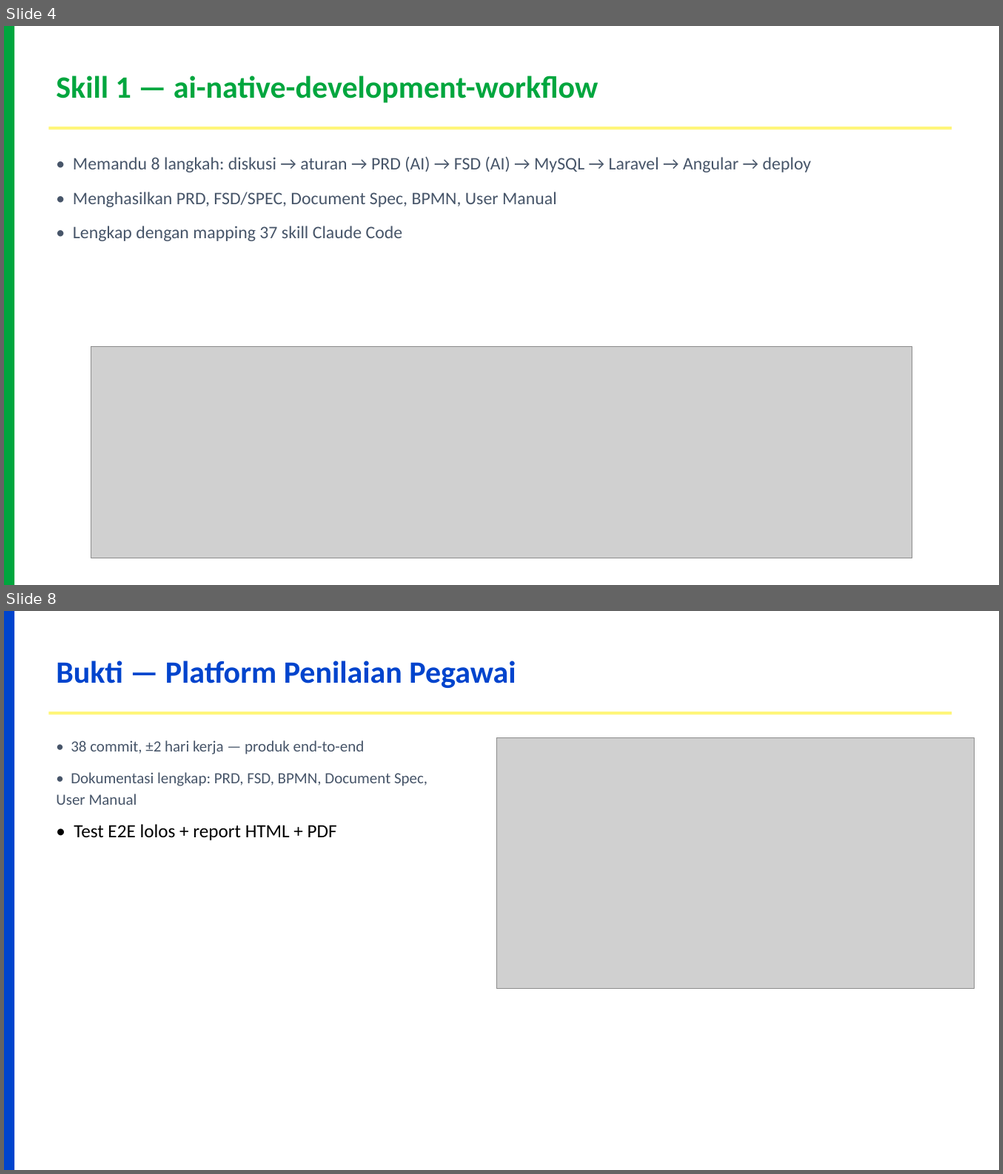
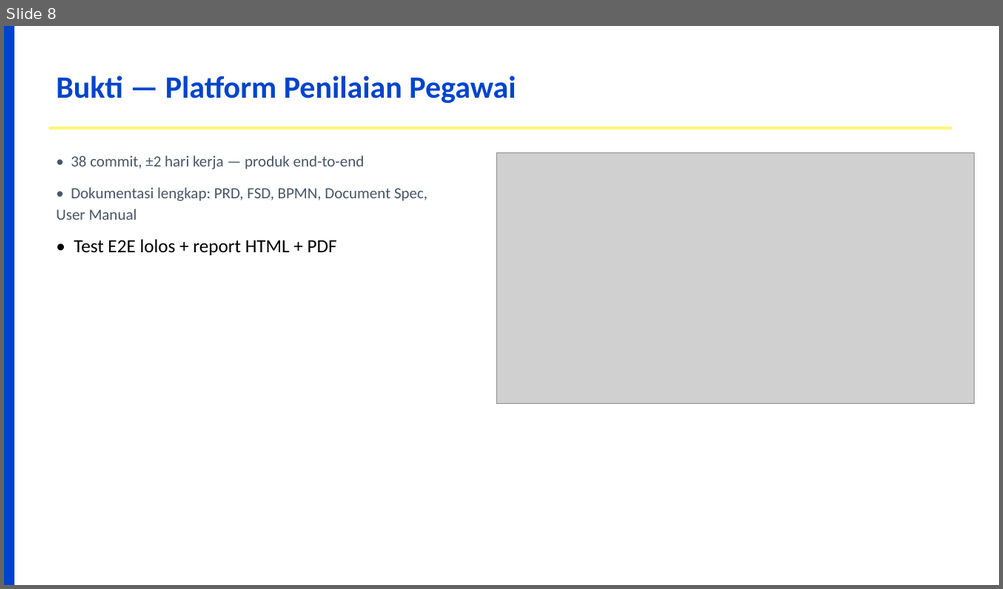
Before and after one commit to dhenta312/hackathon-appraisal, a slide deck: Presentasi-Penilaian-Kinerja.pptx. Shown one above the other, each under a label of ours: slides 4 and 8 before the commit, slide 8 after it; the slides between them are not shown. The pictures are 1003x1174 and 1003x589 pixels, drawn with LibreOffice and Linux fonts; fonts in the diff are those of the drawing; grey boxes stand for pictures. Boxes give left, top, right and bottom in pixels: in the first picture for what was removed or moved away, otherwise in the second. Text is boxed around its words. In the diff, an @@ line names an element or a change of style, - is before the commit and + after.

```diff
--- a/Presentasi-Penilaian-Kinerja.pptx
+++ b/Presentasi-Penilaian-Kinerja.pptx
@@ slide 4 removed at (4,26,999,585), background #FFFFFF @@
@@ rectangle removed at (4,26,14,585) @@
@@ text removed at (56,76,597,103) @@
-Skill 1 — ai-native-development-workflow
@@ rectangle removed at (48,127,951,130) @@
@@ text removed at (73,157,811,241) @@
-• Memandu 8 langkah: diskusi → aturan → PRD (AI) → FSD (AI) → MySQL → Laravel → Angular → deploy
-• Menghasilkan PRD, FSD/SPEC, Document Spec, BPMN, User Manual
-• Lengkap dengan mapping 37 skill Claude Code
@@ picture removed at (91,347,912,559) @@
```
Also in this commit, not shown: 7 slides changed, 1 slide added, 2 other files.
